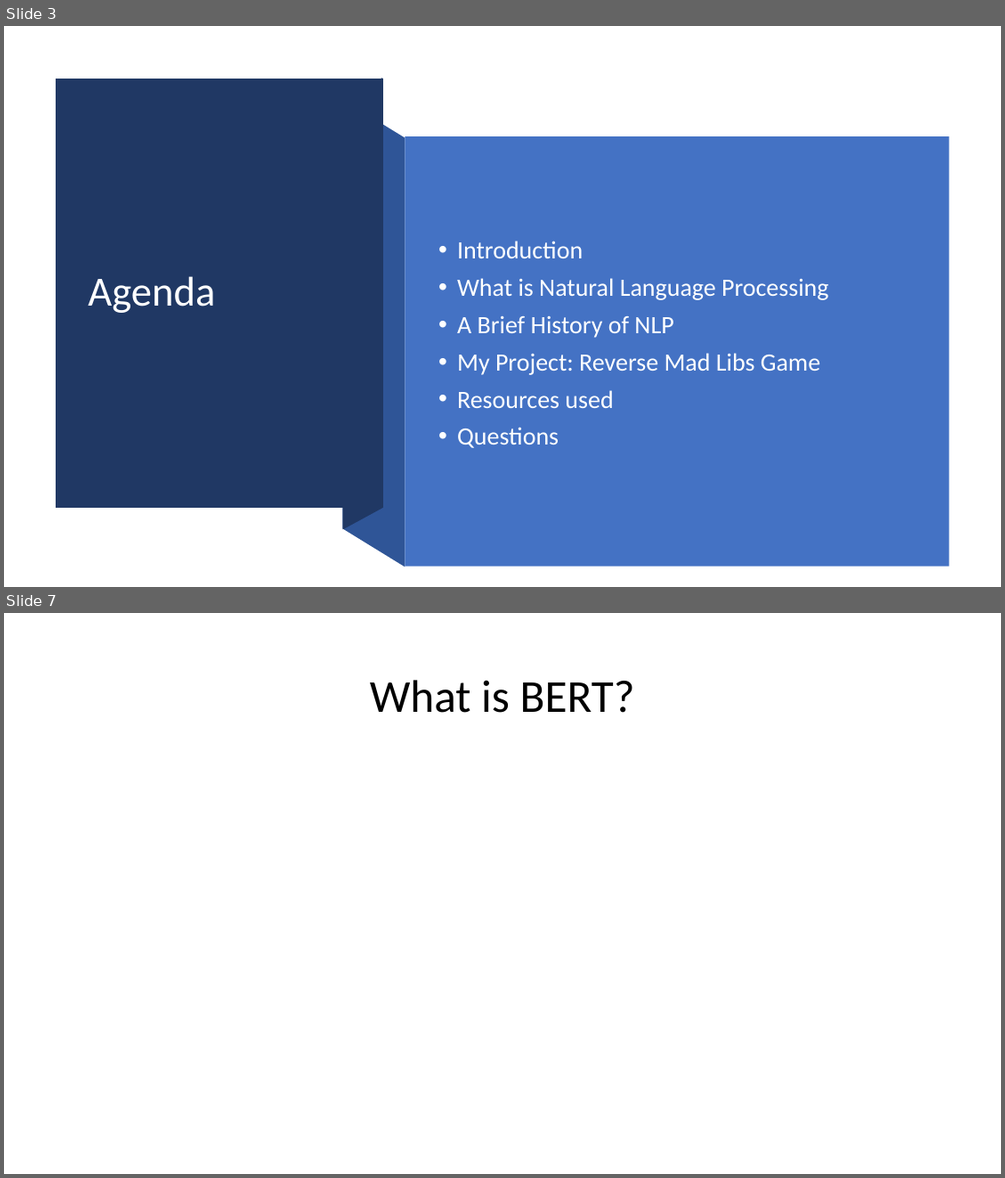
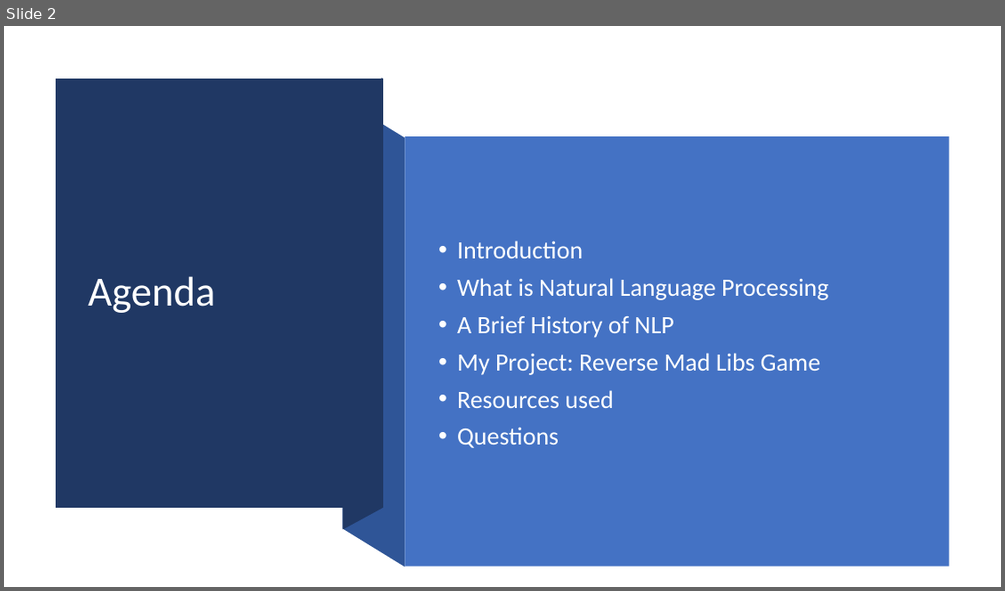
Before and after one commit to scottbing/SB_6000_NLP, a slide deck: Reverse Mad Libs.pptx. Shown one above the other, each under a label of ours: slides 3 and 7 before the commit, slide 2 after it; the slides between them are not shown. The pictures are 1005x1178 and 1005x591 pixels, drawn with LibreOffice and Linux fonts; fonts in the diff are those of the drawing. Boxes give left, top, right and bottom in pixels: in the first picture for what was removed or moved away, otherwise in the second. Text is boxed around its words. In the diff, an @@ line names an element or a change of style, - is before the commit and + after.

```diff
--- a/Reverse Mad Libs.pptx
+++ b/Reverse Mad Libs.pptx
@@ slide 7 removed at box(4, 613, 1001, 1174), background #FFFFFF @@
@@ title removed at box(370, 680, 635, 713) @@
-What is BERT?
@@ what was slide 3 is now slide 2 @@
```
Also in this commit, not shown: 4 slides changed, 14 slides added, 1 other slide removed, 3 other files.
